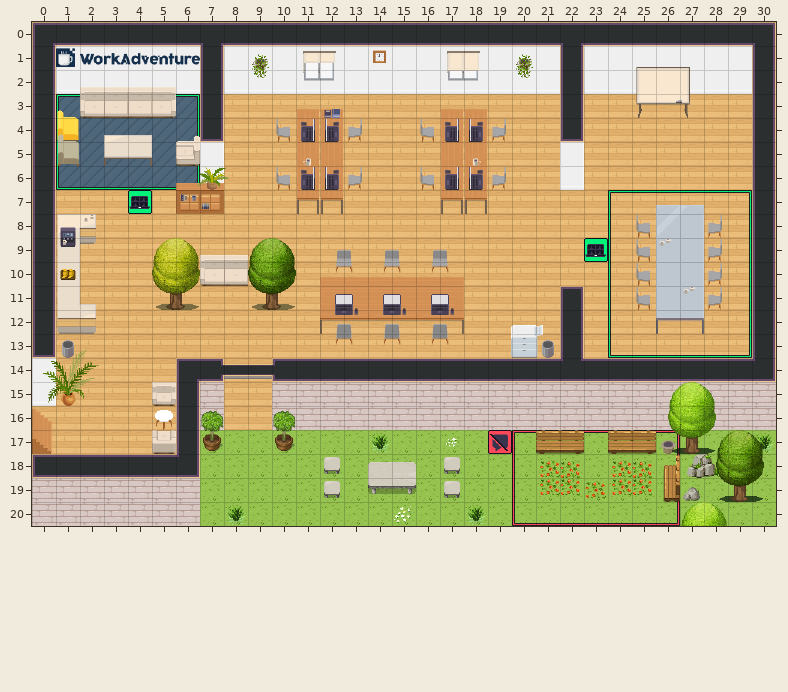
Two versions of a level (Tiled map (JSON), map.tmj). Above is the file before it was changed.
Cells are 32x32 px. Shown: x 0..30, y 0..20.
After the commit:
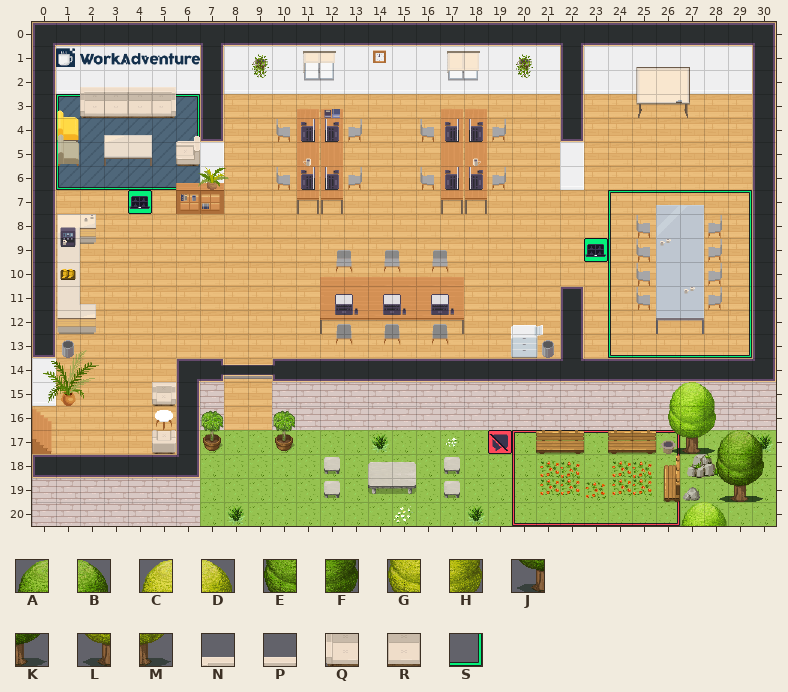
Key: from "WA_Exterior": A 0, B 1, C 6, D 7, E 25, F 26, G 31, H 32, J 50, K 51, L 56, M 57; from "WA_Seats": N 0, P 1, Q 13, R 14; from "WA_User_Interface": S 163.
_ is an empty cell.
What changed:
{"where": "layer \"floor/floor2\""}
{"y":6,"x":6,"old":"S","new":"_"}
{"y":9,"x":5,"old":"CDNPAB","new":"______"}
{"y":10,"x":5,"old":"GHQREF","new":"______"}
{"y":11,"x":5,"old":"LM","new":"__"}
{"y":11,"x":9,"old":"JK","new":"__"}
